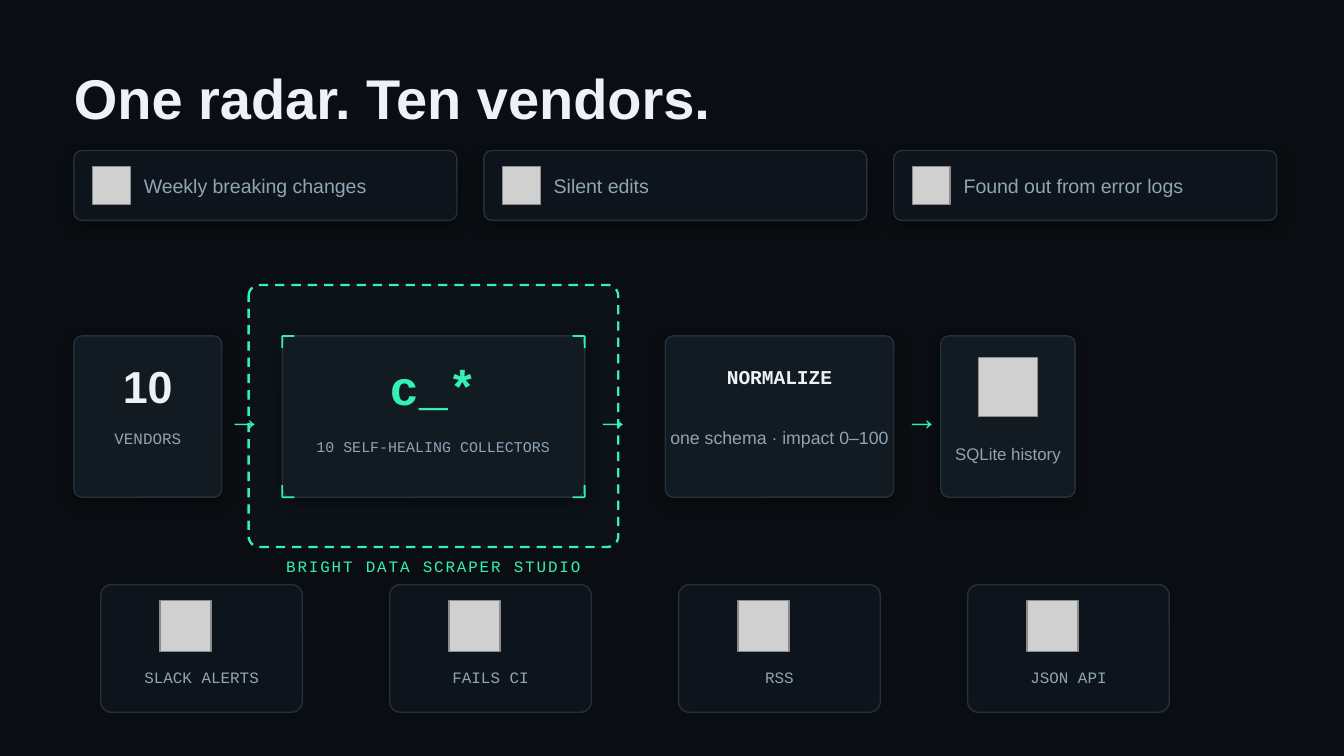
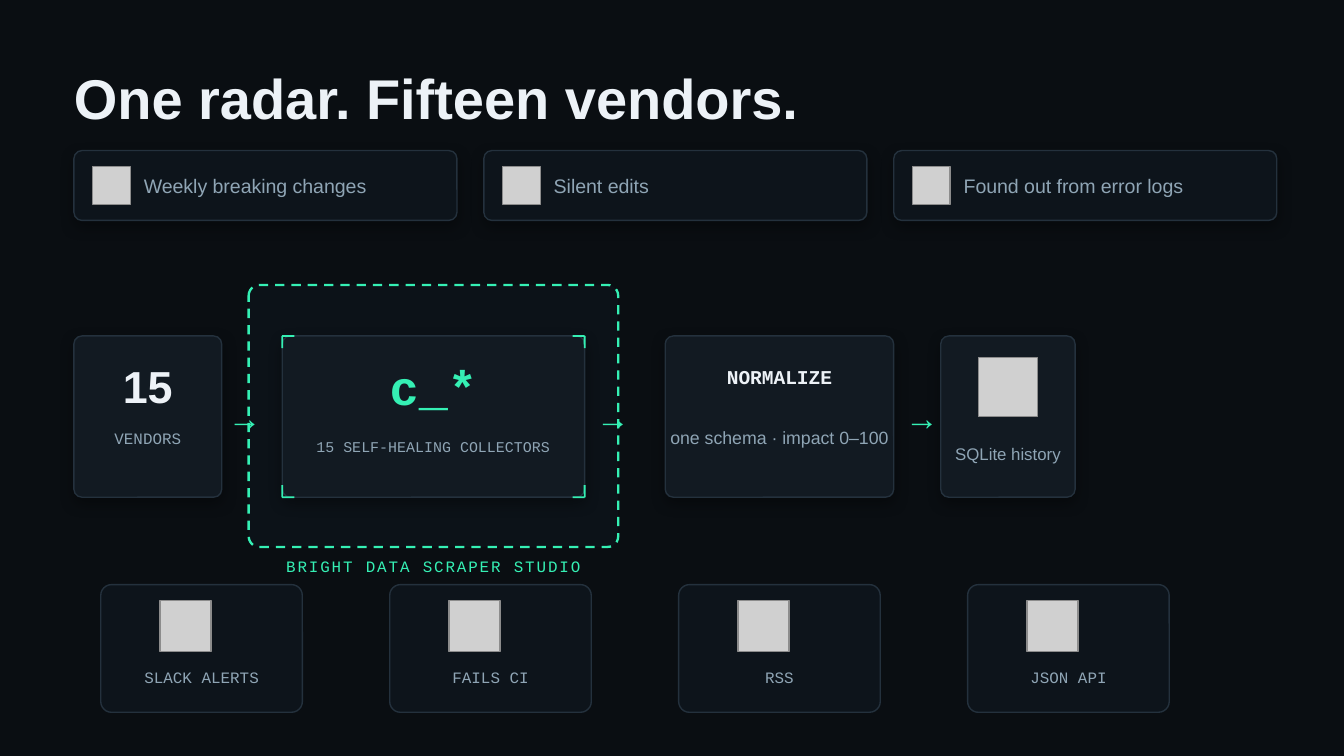
Before and after one commit to rajkumarpawar07/modelpulse, a slide deck: slide 2 of docs/modelpulse-demo-deck.pptx. Drawn at 1344x756 pixels with LibreOffice and Linux fonts; fonts in the diff are those of the drawing; grey boxes stand for pictures. Boxes give left, top, right and bottom in pixels: in the first picture for what was removed or moved away, otherwise in the second. Text is boxed around its words. In the diff, an @@ line names an element or a change of style, - is before the commit and + after.

Commit message:
feat: 15 vendors — recreate 4 dead collectors, add GLM/Kimi/MiniMax/Qwen/DeepSeek
- google_gemini/groq/together/huggingface: their collectors' template
  generation never completed and automate_template regeneration is 403
  'Not allowed' server-side on dead collectors — recreated fresh (new c_* IDs)
- new vendors: Z.ai GLM, Kimi (Moonshot), MiniMax, Qwen (Alibaba Model
  Studio), DeepSeek — all with real changelog URLs, collectors created
- anthropic/cohere/replicate 'timeouts' were slow-but-successful jobs:
  SCRAPE_TIMEOUT_MS 600s in CI (dataset payloads verified complete)
- schema gaps from their real payloads: release_date/model_name field
  names, changelog_entries wrapper (Cohere, Replicate)
- README/deck/script updated to 15 vendors; CLAUDE.md ID table refreshed

```diff
--- a/docs/modelpulse-demo-deck.pptx
+++ b/docs/modelpulse-demo-deck.pptx
@@ text at box(74, 78, 798, 120): text changed @@
-One radar. Ten vendors.
+One radar. Fifteen vendors.
@@ text at box(123, 372, 173, 404): text changed @@
-10
+15
@@ text at box(316, 442, 550, 452): text changed @@
-10 SELF-HEALING COLLECTORS
+15 SELF-HEALING COLLECTORS
```
Also in this commit, not shown: 11 other files.
